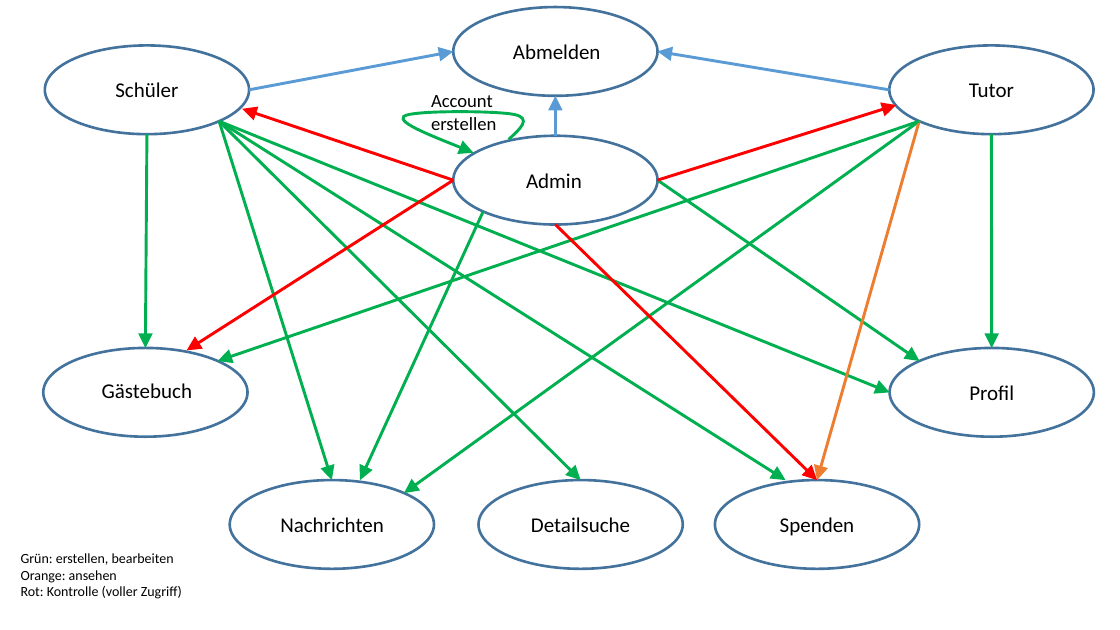
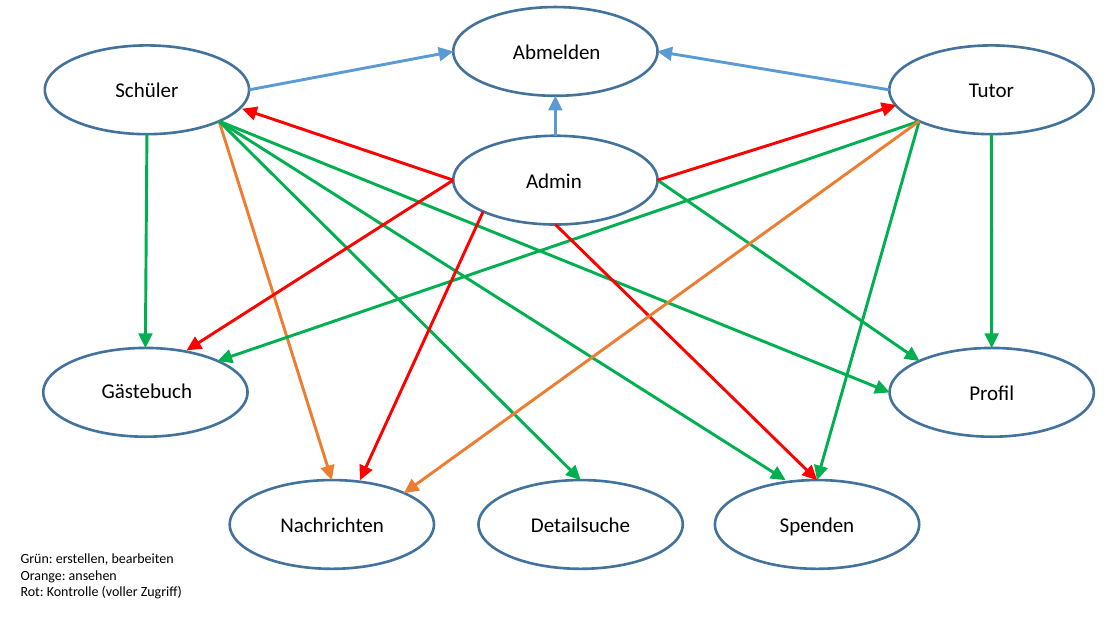
Before and after one commit to polybassa/YWEE, a slide deck: slide 2 of Documents/SRA/Source/YWEE_Kontextdiagramm.pptx. Drawn at 1120x630 pixels with LibreOffice and Linux fonts; fonts in the diff are those of the drawing. Boxes give left, top, right and bottom in pixels: in the first picture for what was removed or moved away, otherwise in the second. Text is boxed around its words. In the diff, an @@ line names an element or a change of style, - is before the commit and + after.

```diff
--- a/Documents/SRA/Source/YWEE_Kontextdiagramm.pptx
+++ b/Documents/SRA/Source/YWEE_Kontextdiagramm.pptx
@@ freeform shape removed at [403,112,523,153] @@
@@ text removed at [431,95,496,136] @@
-Account erstellen
@@ arrow (219, 121) - (332, 481): stroke #00B050 2.5 pt to #ED7D31 2.5 pt @@
@@ arrow (919, 121) - (404, 493): stroke #00B050 2.5 pt to #ED7D31 2.5 pt @@
@@ arrow (919, 121) - (818, 481): stroke #ED7D31 2.5 pt to #00B050 2.5 pt @@
@@ arrow (483, 212) - (360, 481): stroke #00B050 2.5 pt to #FF0000 2.5 pt @@
```
Also in this commit, not shown: 1 other file.
